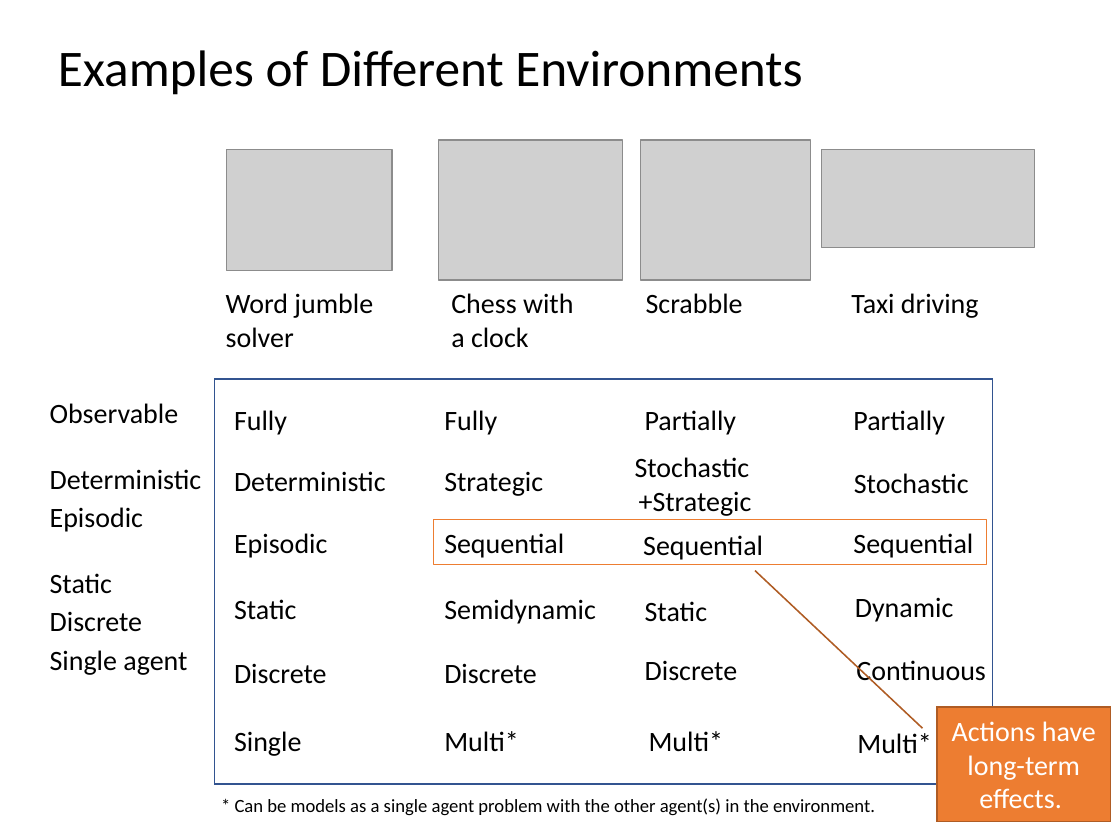
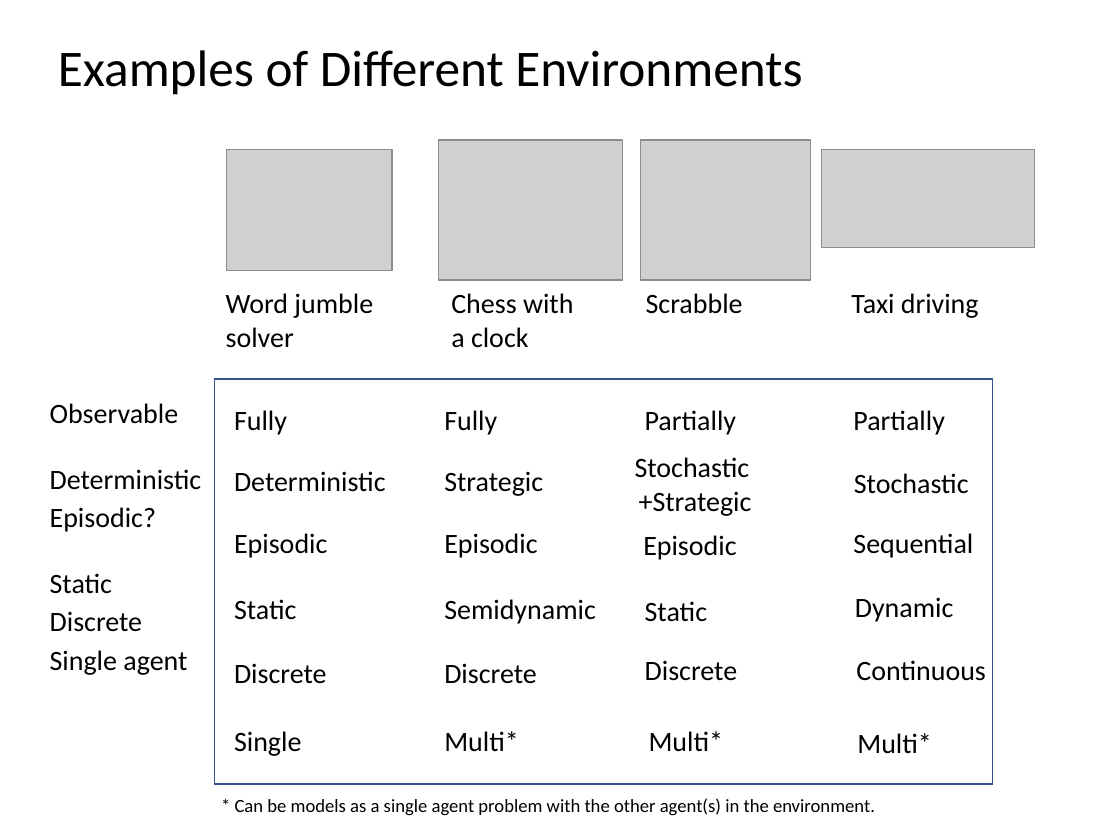
Before and after one commit to mhahsler/CS7320-AI, a slide deck: slide 17 of slides/02_agents.pptx. Drawn at 1120x840 pixels with LibreOffice and Linux fonts; fonts in the diff are those of the drawing; grey boxes stand for pictures. Boxes give left, top, right and bottom in pixels: in the first picture for what was removed or moved away, otherwise in the second. Text is boxed around its words. In the diff, an @@ line names an element or a change of style, - is before the commit and + after.

```diff
--- a/slides/02_agents.pptx
+++ b/slides/02_agents.pptx
@@ text at (50, 507, 156, 532): text changed @@
-Episodic
+Episodic?
@@ rectangle removed at (433, 520, 987, 564) @@
@@ text at (444, 533, 537, 558): text changed @@
-Sequential
+Episodic
@@ text at (643, 535, 736, 560): text changed @@
-Sequential
+Episodic
@@ border callout removed at (937, 707, 1111, 821) @@
-Actions have long-term effects.
```
Also in this commit, not shown: 8 other slides changed, 5 other files.
